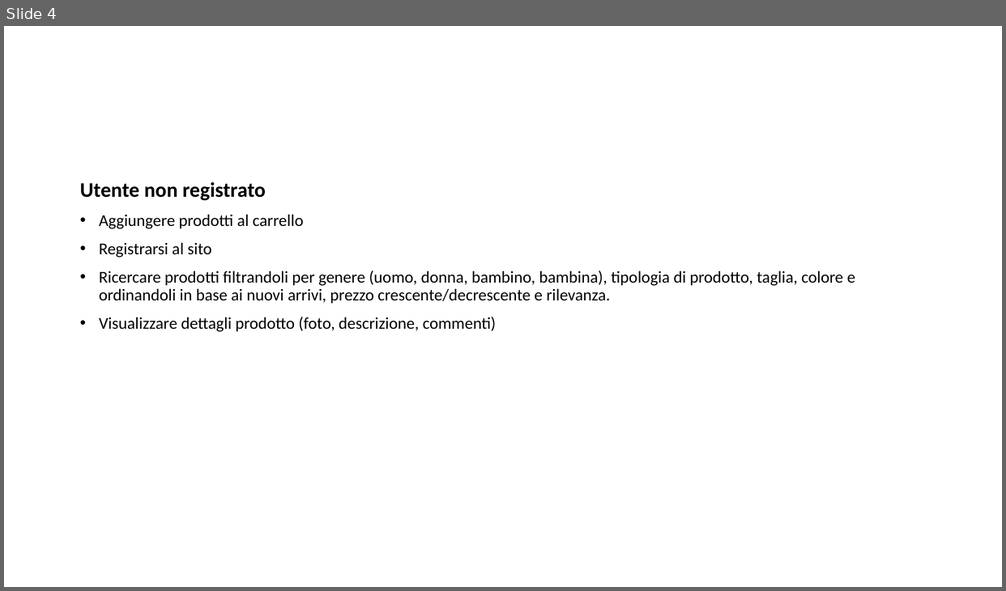
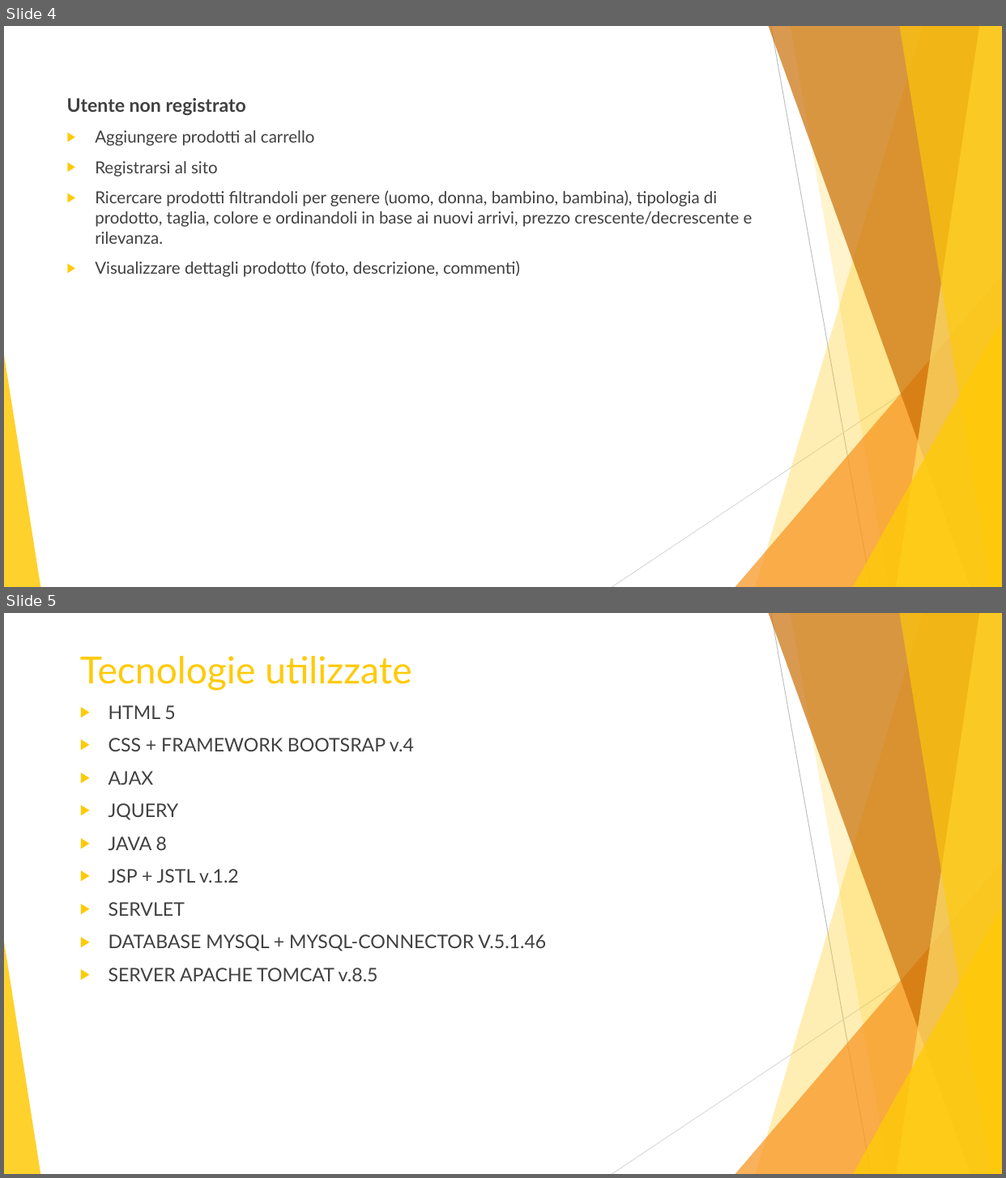
Before and after one commit to aymen94/visionario, a slide deck: documentation/it/Presentazione.pptx. Shown one above the other, each under a label of ours: slide 4 before the commit, slides 4 and 5 after it. The pictures are 1006x591 and 1006x1178 pixels, drawn with LibreOffice and Linux fonts; fonts in the diff are those of the drawing. Boxes give left, top, right and bottom in pixels: in the first picture for what was removed or moved away, otherwise in the second. Text is boxed around its words. In the diff, an @@ line names an element or a change of style, - is before the commit and + after.

```diff
--- a/documentation/it/Presentazione.pptx
+++ b/documentation/it/Presentazione.pptx
@@ slide 5 added at bbox=[4, 613, 1002, 1174], background #FFFFFF; not listed: 10 template elements that a slide beside it also shows @@
@@ title added at bbox=[80, 656, 411, 691], 36 pt, text #FFCA08 @@
+Tecnologie utilizzate
@@ text added at bbox=[108, 705, 546, 982], 18 pt, text #404040 @@
+▶ HTML 5
+▶ CSS + FRAMEWORK BOOTSRAP v.4
+▶ AJAX
+▶ JQUERY
+▶ JAVA 8
+▶ JSP + JSTL v.1.2
+▶ SERVLET
+▶ DATABASE MYSQL + MYSQL-CONNECTOR V.5.1.46
+▶ SERVER APACHE TOMCAT v.8.5
@@ slide 4 changed as well @@
@@ text "Utente non registrato": place and size @@
-text "Utente non registrato" at bbox=[80, 182, 855, 332]
+text "Utente non registrato" at bbox=[67, 98, 752, 277]
@@ text "Utente non registrato" at bbox=[67, 98, 752, 277]: size 20 to 18 pt in "Utente non registrato"; font Calibri to Lato, text colour #000000 to #404040; line spacing 0.9 to 1; bullet • to ▶ @@
@@ group added at bbox=[4, 26, 1002, 587]: 5 freeform shapes, 3 triangles, 2 lines @@
```
Also in this commit, not shown: 5 other slides changed, 2 other slides added, 1 slide removed, 1 other file.
